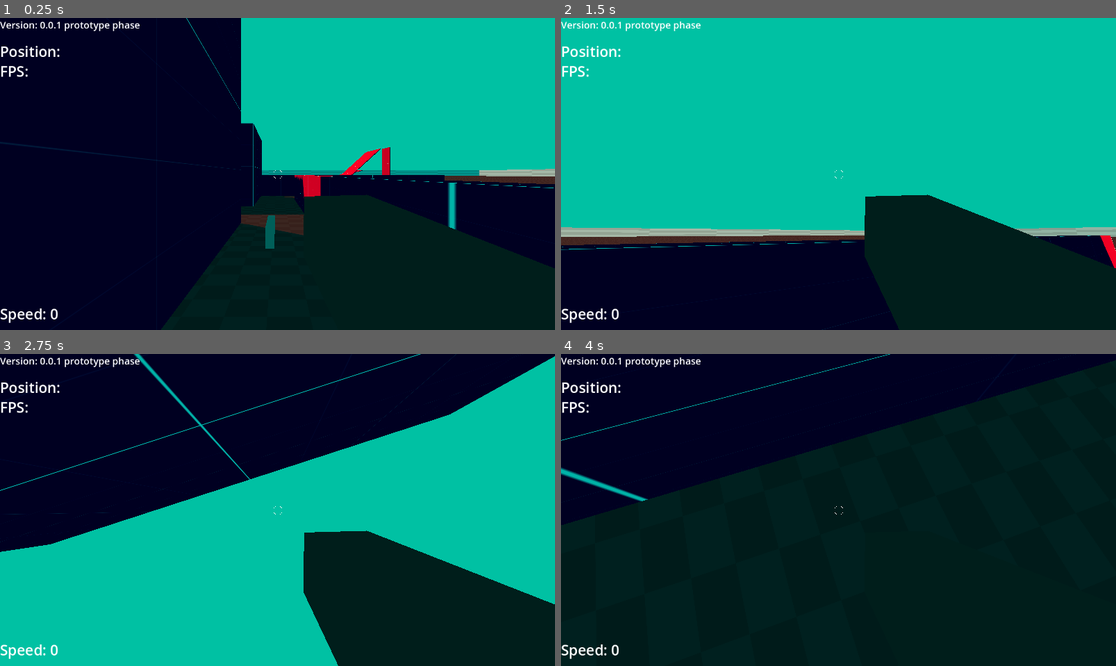
Above: before the commit, frames 1-4 (two rows, left to right).
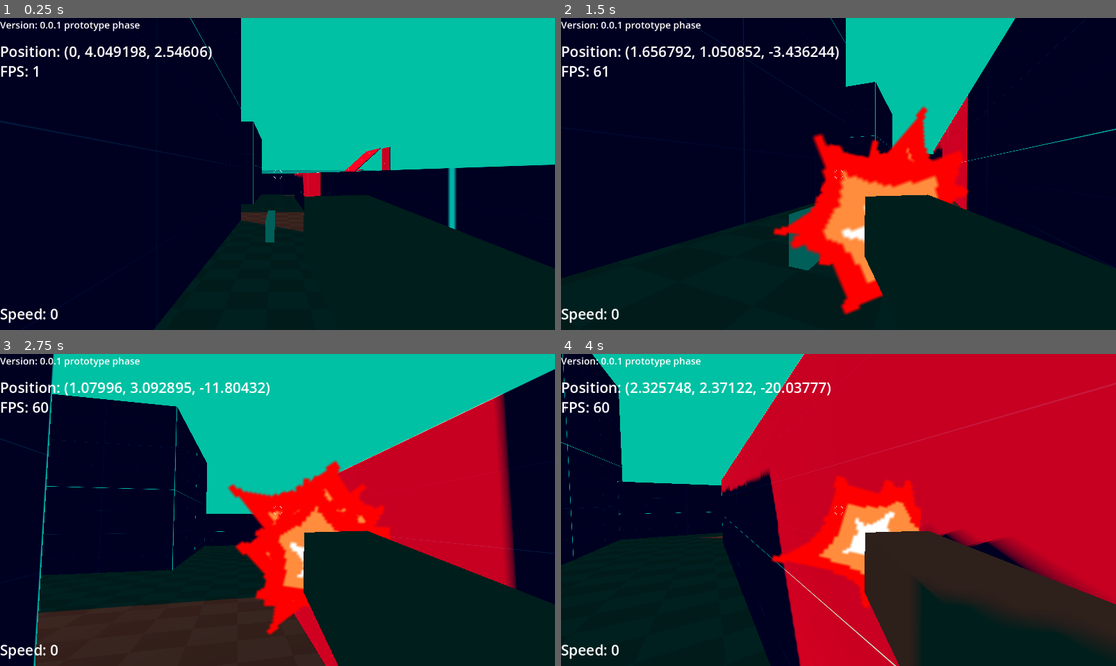
Above: after the commit, the same moments.

Repository: yayihaveroux/bike-project-REAL
Game: Godot game, scene res://levelscenes/test_level.tscn
Same seed, same stepped clock (60 frames per second), same inputs: the game is played once before the commit and once after it.
Inputs (mouse positions are in pixels of both pictures, inside the frame that each line leads up to):
- Up to frame 1 (0.25 s): no input
- Up to frame 2 (1.5 s): tap Enter (ui_accept) at 0.5, 0.77 s; move the mouse to (866, 174) at 0.52 s; press the mouse at (866, 174) at 0.53 s; hold W (Forward) from 0.53 s (still down); move the mouse to (810, 174) at 1.27 s; release the mouse at (810, 174) at 1.28 s; right-click (810, 174) at 1.35 s
- Up to frame 3 (2.75 s): keep holding W (Forward); tap Enter (ui_accept) at 1.52 s; move the mouse to (288, 503) at 2.02 s; press the mouse at (288, 503) at 2.03 s
- Up to frame 4 (4 s): keep holding W (Forward); move the mouse to (832, 516) at 2.77 s; release the mouse at (832, 516) at 2.78 s; right-click (832, 516) at 2.85 s; tap Enter (ui_accept) at 3.02, 3.77 s; move the mouse to (877, 513) at 3.52 s; press the mouse at (877, 513) at 3.53 s

The runs differ from the first frame. In frame 1, 2.8% of the frame differs, in the area x 0-100%, y 0-100%; in frame 2, 75%; in frame 3, 67%; in frame 4, 76%.
Error before the commit: Invalid assignment of property or key 'text' with value of type 'String' on a base object of type 'null instance'. (res://playerscenes/player.gd:95)

Commit message:
made changes

Diff:
--- a/motorbike.gd
+++ b/motorbike.gd
@@ -23,7 +23,9 @@
 	# Add the gravity.
 	if !is_on_floor() and !is_on_wall() and !is_on_ceiling():
 		velocity += get_gravity() * 5 * delta
-
+	if !is_on_floor() and is_on_wall():
+		velocity += (get_gravity().y * get_wall_normal()) * 5 * delta
+		print("shimmy shimmy ay")
 	# Handle jump.
 	elif Input.is_action_just_pressed("ui_accept") and Global.is_on_bike:
 		velocity.y = 20
@@ -69,7 +71,7 @@
 				rotating = 0
 
 
-	global_transform = global_transform.interpolate_with(slope_align(global_transform), 5 * delta)
+	global_transform = global_transform.interpolate_with(slope_align(global_transform), 8 * delta)
 
 	rotation_degrees.y += rotating * delta
 	rotation_degrees.z = (35 * (rotating / 100))
@@ -86,13 +88,13 @@
 
 
 
-	var collision = get_last_slide_collision()
-	var result = collide_and_bounce(collision)
+	#var collision = get_last_slide_collision()
+	#var result = collide_and_bounce(collision)
 
-	if result != null:
-		rotation_amount = result
-	rotation.y = lerp_angle(rotation.y, (rotation.y + rotation_amount.y), 0.4)
-	rotation_amount.y = lerp_angle(rotation_amount.y, 0, 0.4)
+	#if result != null:
+#		rotation_amount = result
+#	rotation.y = lerp_angle(rotation.y, (rotation.y + rotation_amount.y), 0.4)
+#	rotation_amount.y = lerp_angle(rotation_amount.y, 0, 0.4)
 
 
 
@@ -110,18 +112,28 @@
 
 
 func slope_align(xform):
-	if !is_on_floor():
+	if !is_on_floor() and !is_on_wall():
 		var before = xform
 		xform.basis.y = Vector3.UP
 		xform.basis.x = xform.basis.y.cross(xform.basis.z)
 		xform.basis = xform.basis.orthonormalized()
 		var result = before.interpolate_with(xform, 0.1)
+		print("yuh")
 		return result
+	elif !is_on_floor() and is_on_wall():
+		xform.basis.y = get_wall_normal()
+		xform.basis.z = Vector3.DOWN
+		xform.basis.x = xform.basis.y.cross(xform.basis.z)
+		xform.basis = xform.basis.orthonormalized()
+		print(get_wall_normal())
+		print(xform.basis)
+		return xform
 	else:
 		var normal = get_floor_normal()
 		xform.basis.y = normal
 		xform.basis.x = xform.basis.y.cross(xform.basis.z)
 		xform.basis = xform.basis.orthonormalized()
+		print("nuh")
 		return xform
 	return "woopsies"
 
--- a/playerscenes/motorbike.tscn
+++ b/playerscenes/motorbike.tscn
@@ -9,8 +9,9 @@
 [sub_resource type="BoxMesh" id="BoxMesh_gnf64"]
 
 [node name="Motorbike" type="CharacterBody3D"]
-transform = Transform3D(1, 0, 0, 0, 1, 0, 0, 0, 1, 0, 0.5, 0.925174)
-floor_max_angle = 1.22173
+transform = Transform3D(1, 0, 0, 0, 1, 0, 0, 0, 1, 0, 0.5, 0)
+wall_min_slide_angle = 3.14159
+floor_max_angle = 1.13446
 floor_snap_length = 0.5
 script = ExtResource("1_krw14")
 
--- a/playerscenes/player.gd
+++ b/playerscenes/player.gd
@@ -92,9 +92,9 @@
 
 	var speedometer = sqrt(Global.speedometer)
 	$CanvasLayer/UI/speed.text = "Speed: " + str(int(speedometer))
-	$CanvasLayer/UI/position.text = "Position: " + str(global_position)
+	$CanvasLayer/UI/TopLeft/position.text = "Position: " + str(global_position)
 	move_and_slide()
-	$CanvasLayer/UI/fps.text = "FPS: " + str(Engine.get_frames_per_second())
+	$CanvasLayer/UI/TopLeft/fps.text = "FPS: " + str(Engine.get_frames_per_second())
 	#print("this is you: ", transform.basis)
 
 
